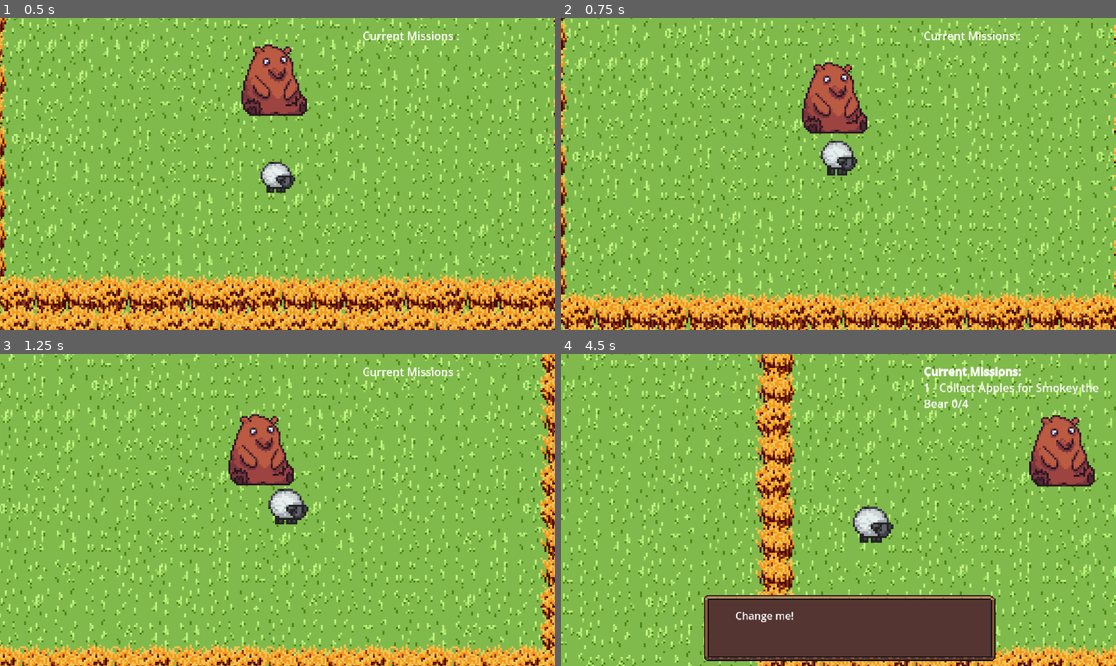
Above: before the commit, frames 1-4 (two rows, left to right).
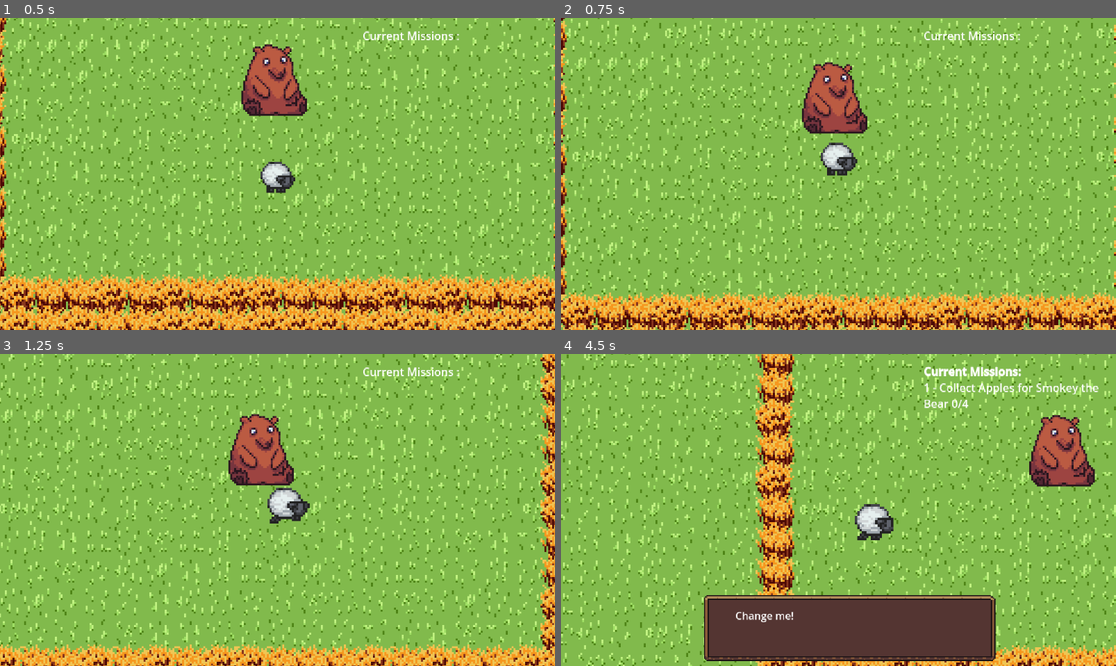
Above: after the commit, the same moments.

Repository: OzanKutlar/SecretSantaJamGame
Game: Godot game, scene res://GameScene.tscn
Same seed, same stepped clock (60 frames per second), same inputs: the game is played once before the commit and once after it.
Inputs:
- Up to frame 1 (0.5 s): no input
- Up to frame 2 (0.75 s): hold W (move_up) from 0.53 s (still down); tap Space (jump) at 0.6 s
- Up to frame 3 (1.25 s): keep holding W (move_up); tap Space (jump) at 0.77, 1.07 s
- Up to frame 4 (4.5 s): tap E (interact) at 1.35, 2.85, 4.35 s; tap Space (jump) at 1.52, 1.55, 1.82, 2.1, 3.02, 3.05, 3.32, 3.6, 3.77, 4.07 s; release W (move_up) at 2.03 s; hold A (move_left) 2.03-3.53 s; hold S (move_down) 3.53-4.28 s; hold D (move_right) from 4.28 s (still down)

Frame 1 is identical in both runs. In frame 2, 0.2% of the frame differs, in the area x 46-53%, y 39-50%; in frame 3, 0.4%; in frame 4, 0.5%, in the area x 52-60%, y 48-61%.

Commit message:
Changes to Player States
- Now player switches between idle/run/jump animations

Diff:
--- a/Objects/Player/Player.gd
+++ b/Objects/Player/Player.gd
@@ -3,8 +3,8 @@
 enum State {
 	IDLE,
 	RUN,
-	IDLE_TRANSFORMATION,
-	STANDUP_IDLE
+	JUMP_START,
+	JUMP,
 }
 var current_state = State.IDLE
 
@@ -21,22 +21,19 @@
 @onready var collisionBox = $CollisionShape2D
 var random_animation_time = 0.0
 
-var last_rotation = 0.0
-
-const ninetyDegree = (PI/2);
-
 var externalForce = Vector2(0,0)
 
 var cameraOffset = Vector2(0,0)
 
 func _physics_process(delta):
 	handle_movement(delta)
-	#state_handler(delta)
+	state_handler(delta)
 	handle_size(delta)
 	handle_interact(delta)
 
 var sizeProgress = 0
 var sizeDirection = 0
+
 var ableToTalk = false
 var talkTo = null;
 @onready var originalSize = self.scale
@@ -92,18 +89,18 @@
 	var move_direction = Vector2(direction, direction_y)
 
 	if Input.is_action_just_pressed("jump") && sizeDirection == 0:
+		current_state = State.JUMP_START
 		sizeDirection = 1
 
-	if move_direction != Vector2.ZERO:
-		current_state = State.RUN
-		last_rotation = move_direction.angle()
+	if current_state != State.JUMP:
+		if sizeDirection != 0:
+			frameChanged()
+		elif move_direction != Vector2.ZERO:
+			current_state = State.RUN
+		else:
+			current_state = State.IDLE
 	else:
-		if current_state != State.IDLE_TRANSFORMATION and current_state != State.STANDUP_IDLE:
-			current_state = State.IDLE
-		elif current_state == State.IDLE_TRANSFORMATION:
-			frameChanged()
-		else:
-			current_state = State.STANDUP_IDLE
+		frameChanged()
 
 	if direction > 0:
 		animated_sprite.flip_h = false;
@@ -117,29 +114,23 @@
 func state_handler(delta):
 	match current_state:
 		State.IDLE:
-			if stopped_time >= TRANSFORMATION_DELAY:
-				stopped_time = 0
-				current_state = State.IDLE_TRANSFORMATION
+			animated_sprite.play("idle")
+		State.RUN:
+			animated_sprite.play("run")
+		State.JUMP:
+			if sizeDirection != 0:
+				animated_sprite.play("jump_mid")
 			else:
-				animated_sprite.play("rat_idle1")
-		State.RUN:
-			animated_sprite.play("rat_run")
-		State.IDLE_TRANSFORMATION:
-			if animated_sprite.animation != "IdleTransformation":
-				animated_sprite.play("IdleTransformation")
-		State.STANDUP_IDLE:
-			random_animation_time -= delta
-			if animated_sprite.frame == animated_sprite.sprite_frames.get_frame_count(animated_sprite.animation) - 1:
-				if randi() % 50 == 1:
-					animated_sprite.play("rat_idle3")
-				else:
-					animated_sprite.play("rat_idle2")
-				random_animation_time = 1.0
+				animated_sprite.play("jump_end")
+		State.JUMP_START:
+			animated_sprite.play("jump_start")
 
 func frameChanged():
 	if animated_sprite.frame == animated_sprite.sprite_frames.get_frame_count(animated_sprite.animation) - 1:
 		animEnd(animated_sprite.animation)
 
 func animEnd(animation_name):
-	if animation_name == "IdleTransformation":
-		current_state = State.STANDUP_IDLE
+	if animation_name == "jump_start":
+		current_state = State.JUMP
+	elif animation_name == "jump_end":
+		current_state = State.IDLE
--- a/Objects/Player/Player.tscn
+++ b/Objects/Player/Player.tscn
@@ -42,10 +42,6 @@
 [sub_resource type="AtlasTexture" id="AtlasTexture_s1se8"]
 atlas = ExtResource("4_cijlm")
 region = Rect2(0, 0, 19, 16)
-
-[sub_resource type="AtlasTexture" id="AtlasTexture_iv1ly"]
-atlas = ExtResource("5_ovlvf")
-region = Rect2(0, 0, 18, 17)
 
 [sub_resource type="AtlasTexture" id="AtlasTexture_jpbir"]
 atlas = ExtResource("5_ovlvf")
@@ -121,9 +117,6 @@
 }, {
 "frames": [{
 "duration": 1.0,
-"texture": SubResource("AtlasTexture_iv1ly")
-}, {
-"duration": 1.0,
 "texture": SubResource("AtlasTexture_jpbir")
 }, {
 "duration": 1.0,
@@ -163,9 +156,8 @@
 
 [node name="AnimatedSprite2D" type="AnimatedSprite2D" parent="."]
 sprite_frames = SubResource("SpriteFrames_hurxa")
-animation = &"run"
+animation = &"jump_start"
 autoplay = "idle"
-frame_progress = 0.566632
 
 [node name="CollisionShape2D" type="CollisionShape2D" parent="."]
 rotation = 1.5708
Not shown: 1 places in Objects/Player/Player.tscn that only renumber resources
